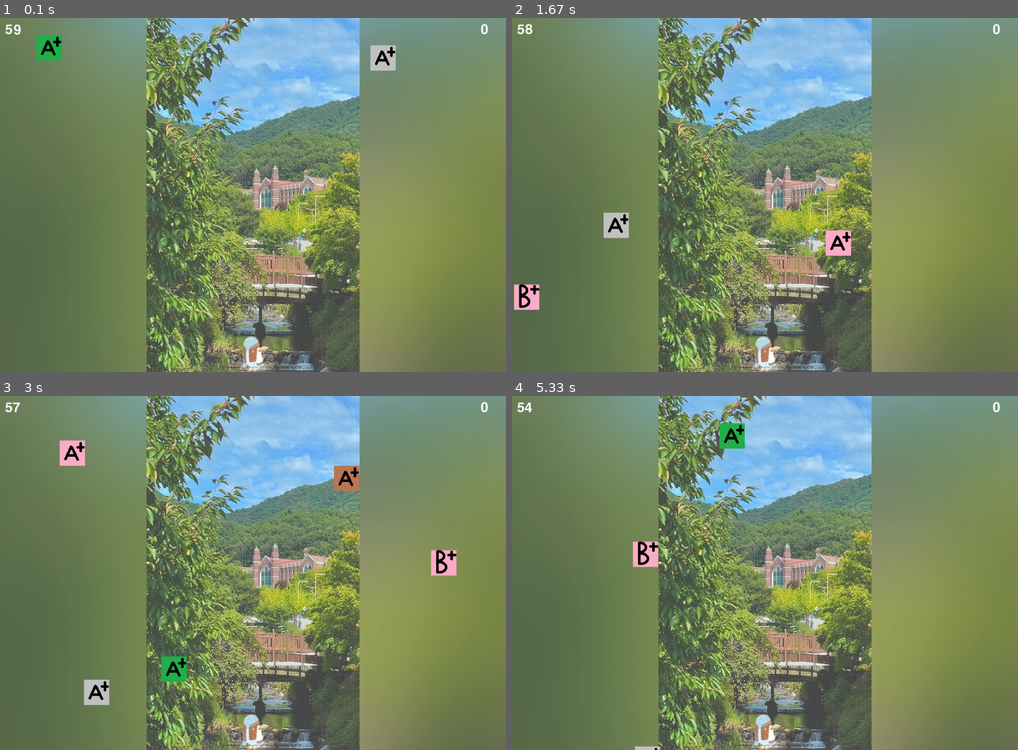
Above: before the commit, frames 1-4 (two rows, left to right).
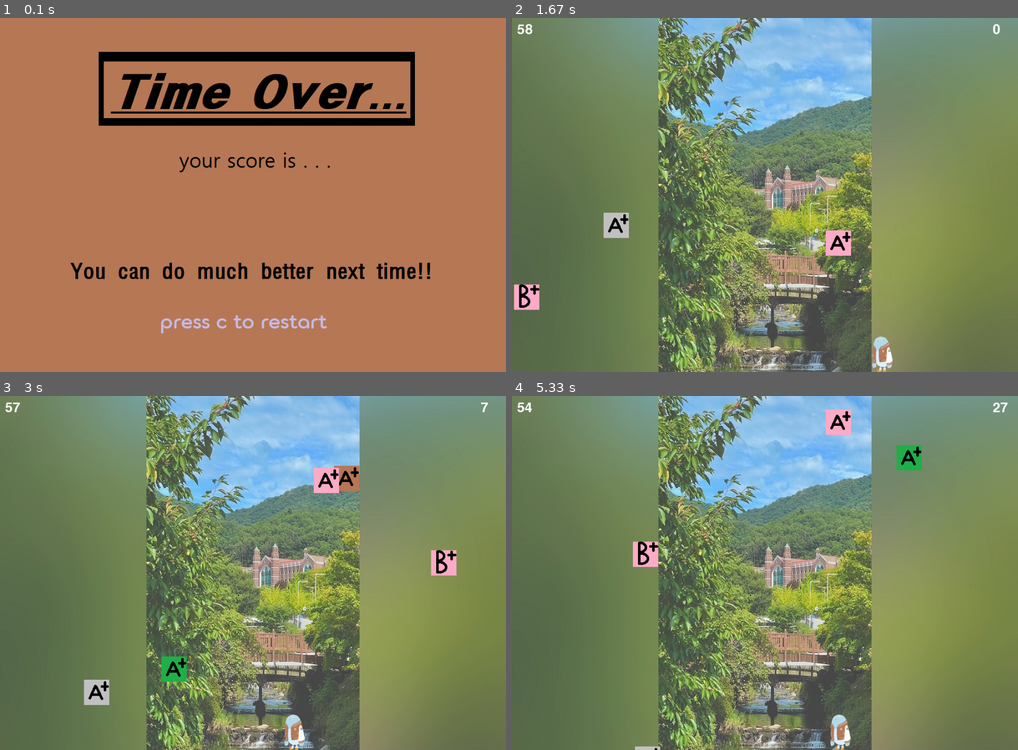
Above: after the commit, the same moments.

Repository: Burna0912/team_project
Game: pygame game, started from workspace/boo_pygame.py
Two runs of this game, one before a commit and one after it. Both use one fixed random seed, a clock stepped at 60 frames per second and the inputs below.
Inputs:
- Up to frame 1 (0.1 s): no input
- Up to frame 2 (1.67 s): tap C at 0.33 s; hold Right 0.67-1.13 s; hold Right 1.17-1.63 s
- Up to frame 3 (3 s): hold Left 1.67-2.2 s; hold Left 2.23-2.63 s; hold Right from 2.67 s (still down)
- Up to frame 4 (5.33 s): release Right at 3.3 s; hold Left 3.33-3.8 s; hold Right 3.83-4.3 s; hold Right 4.33-4.8 s; hold Left from 4.83 s (still down)

The runs differ from the first frame. In frame 1, 100% of the frame differs, in the area x 0-100%, y 0-100%; in frame 2, 0.6%; in frame 3, 1.4%; in frame 4, 1.7%.

Commit message:
start_screen

Diff:
--- a/workspace/boo_pygame.py
+++ b/workspace/boo_pygame.py
@@ -2,24 +2,19 @@
 import random
 
 def game_start():
-    keyC = False
+    keyC = True
     GameStart_screen = pygame.image.load("./../resource/images/game_over.png")
     screen.blit(GameStart_screen,(0,0))
 
     pygame.display.update()
-
-    for event in pygame.event.get():
-        if event.type == pygame.QUIT:
-            pygame.quit()
-            exit()
-        elif event.type == pygame.KEYDOWN:
-            if event.key == pygame.K_c:
-                keyC = True
-        elif event.type == pygame.KEYUP:
-            if event.key == pygame.K_c:
-                keyC = False
-    if keyC:
-        return
+    while keyC:
+        for event in pygame.event.get():
+            if event.type == pygame.QUIT:
+                pygame.quit()
+                exit()
+            elif event.type == pygame.KEYUP:
+                if event.key == pygame.K_c:
+                    keyC = False
 
 pygame.init()
 
@@ -112,6 +107,8 @@
 # 시작 시간
 start_ticks = pygame.time.get_ticks()
 
+game_start()
+
 running = True
 while running:
     dt = clock.tick(60)
@@ -122,7 +119,7 @@
     timer = game_font.render(str(int(total_time - elapsed_time)), True, (255, 255, 255))
     get_point = game_font.render(str(int(score)), True, (255, 255, 255))
 
-    game_start()
+
 
     for event in pygame.event.get():
         if event.type == pygame.QUIT:
